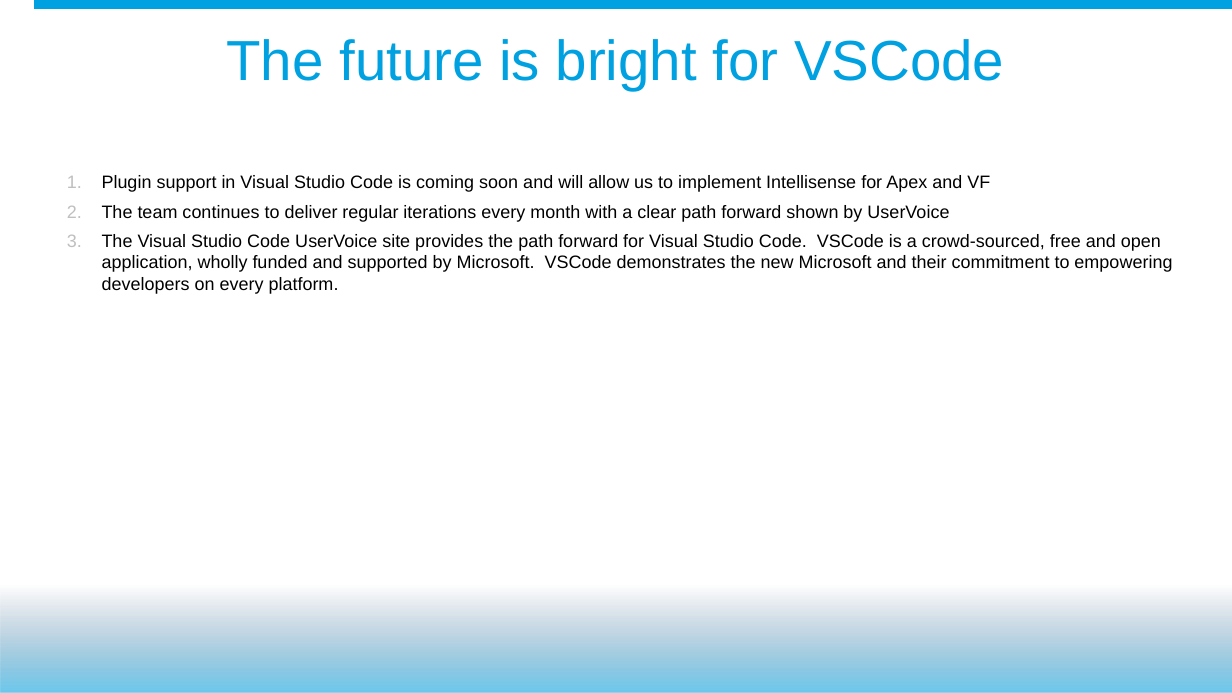
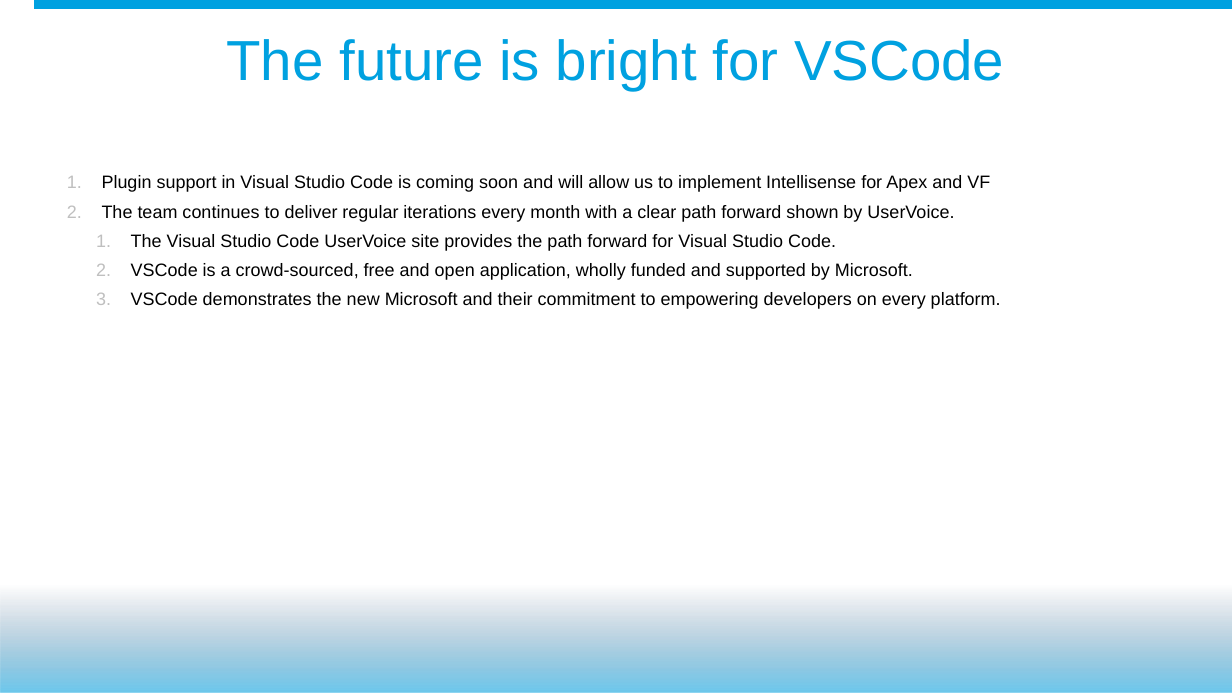
Before and after one commit to mobiletta/VSCode-DF15, a slide deck: slide 20 of John Nelson - DF15 - PowerPoint Presentation - Draft.pptx. Drawn at 1232x693 pixels with LibreOffice and Linux fonts; fonts in the diff are those of the drawing; background and template pictures are left out. Boxes give left, top, right and bottom in pixels: in the first picture for what was removed or moved away, otherwise in the second. Text is boxed around its words. In the diff, an @@ line names an element or a change of style, - is before the commit and + after.

```diff
--- a/John Nelson - DF15 - PowerPoint Presentation - Draft.pptx
+++ b/John Nelson - DF15 - PowerPoint Presentation - Draft.pptx
@@ text at [102,205,1001,309]: text changed @@
-  2. The team continues to deliver regular iterations every month with a clear path forward shown by UserVoice
-  3. The Visual Studio Code UserVoice site provides the path forward for Visual Studio Code. VSCode is a crowd-sourced, free and open application, wholly funded and supported by Microsoft. VSCode demonstrates the new Microsoft and their commitment to empowering developers on every platform.
+  2. The team continues to deliver regular iterations every month with a clear path forward shown by UserVoice.
+    1. The Visual Studio Code UserVoice site provides the path forward for Visual Studio Code.
+    2. VSCode is a crowd-sourced, free and open application, wholly funded and supported by Microsoft.
+    3. VSCode demonstrates the new Microsoft and their commitment to empowering developers on every platform.
```
Also in this commit, not shown: 2 other slides changed.
